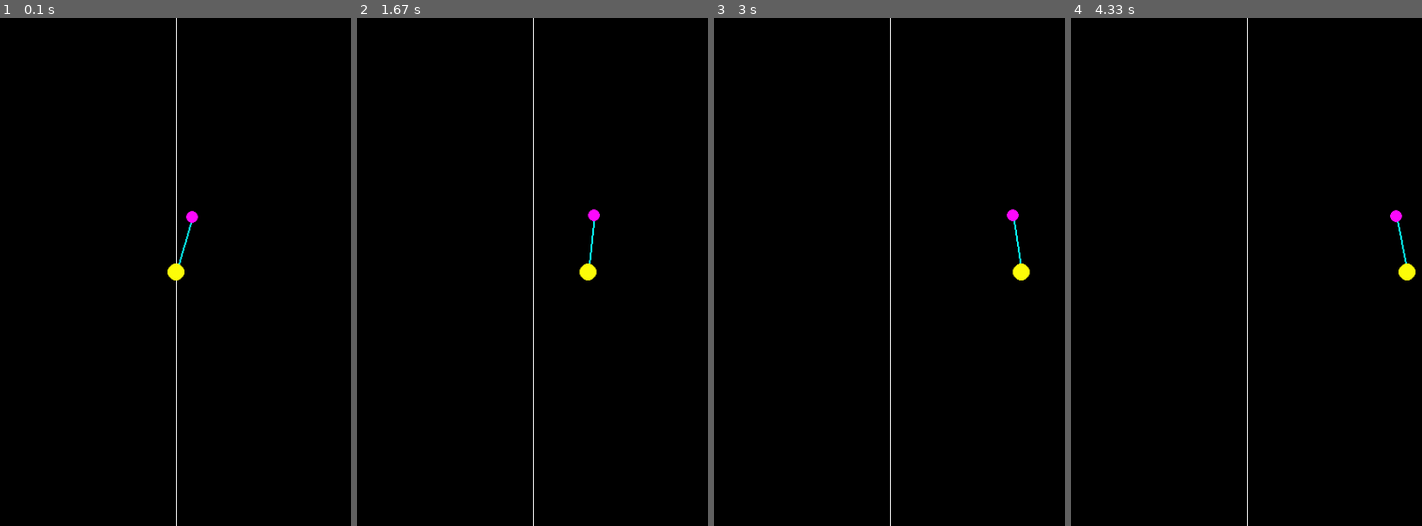
Above: before the commit, frames 1-4 (left to right).
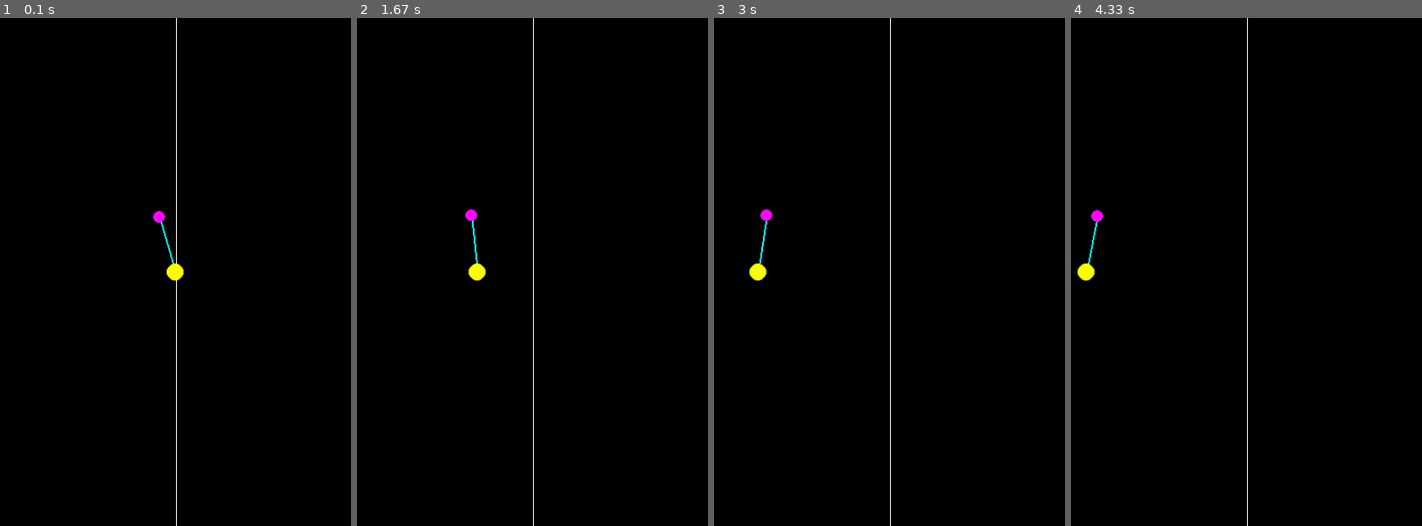
Above: after the commit, the same moments.

Repository: troncosoae/tareas-ctrl-intel
Game: pygame game, started from t2/main.py
Two runs of this game, one before a commit and one after it. Both use one fixed random seed, a clock stepped at 60 frames per second and the inputs below.
Inputs:
- Up to frame 1 (0.1 s): no input
- Up to frame 2 (1.67 s): no input
- Up to frame 3 (3 s): no input
- Up to frame 4 (4.33 s): no input

The runs differ from the first frame. In frame 1, 0.3% of the frame differs, in the area x 43-57%, y 37-52%; in frame 2, 0.5%; in frame 3, 0.5%, in the area x 9-91%, y 37-52%; in frame 4, 0.5%.

Commit message:
feature to include initial conditions on simulation

Diff:
--- a/t2/Simulation.py
+++ b/t2/Simulation.py
@@ -41,7 +41,7 @@
 
 class Simulation:
     def __init__(
-            self, clock, window_w, window_h, Ts):
+            self, clock, window_w, window_h, Ts, *args, **kwargs):
         self.clock = clock
         self.window_w = window_w
         self.window_h = window_h
@@ -58,10 +58,10 @@
 
         self.u = 0
         self.F = 0
-        self.theta = 0.3
-        self.theta_dot = 0
-        self.x = 0
-        self.x_dot = 0
+        self.theta = kwargs.get('theta_0', 0.3)
+        self.theta_dot = kwargs.get('theta_dot_0', 0)
+        self.x = kwargs.get('x_0', 0)
+        self.x_dot = kwargs.get('x_dot_0', 0)
 
     def xy_coordinates(self):
         y_pend2car = np.cos(self.theta)*self.cts['l']
--- a/t2/main.py
+++ b/t2/main.py
@@ -16,7 +16,7 @@
 
     width, height = (1000, 600)
     Ts = 0.001
-    sim = Simulation(clock, width, height, Ts)
+    sim = Simulation(clock, width, height, Ts, theta_0=-0.3)
 
     # controller = PIDController(-74, -110, -12, Ts)
     controller = ExpertPIController(Ts)
